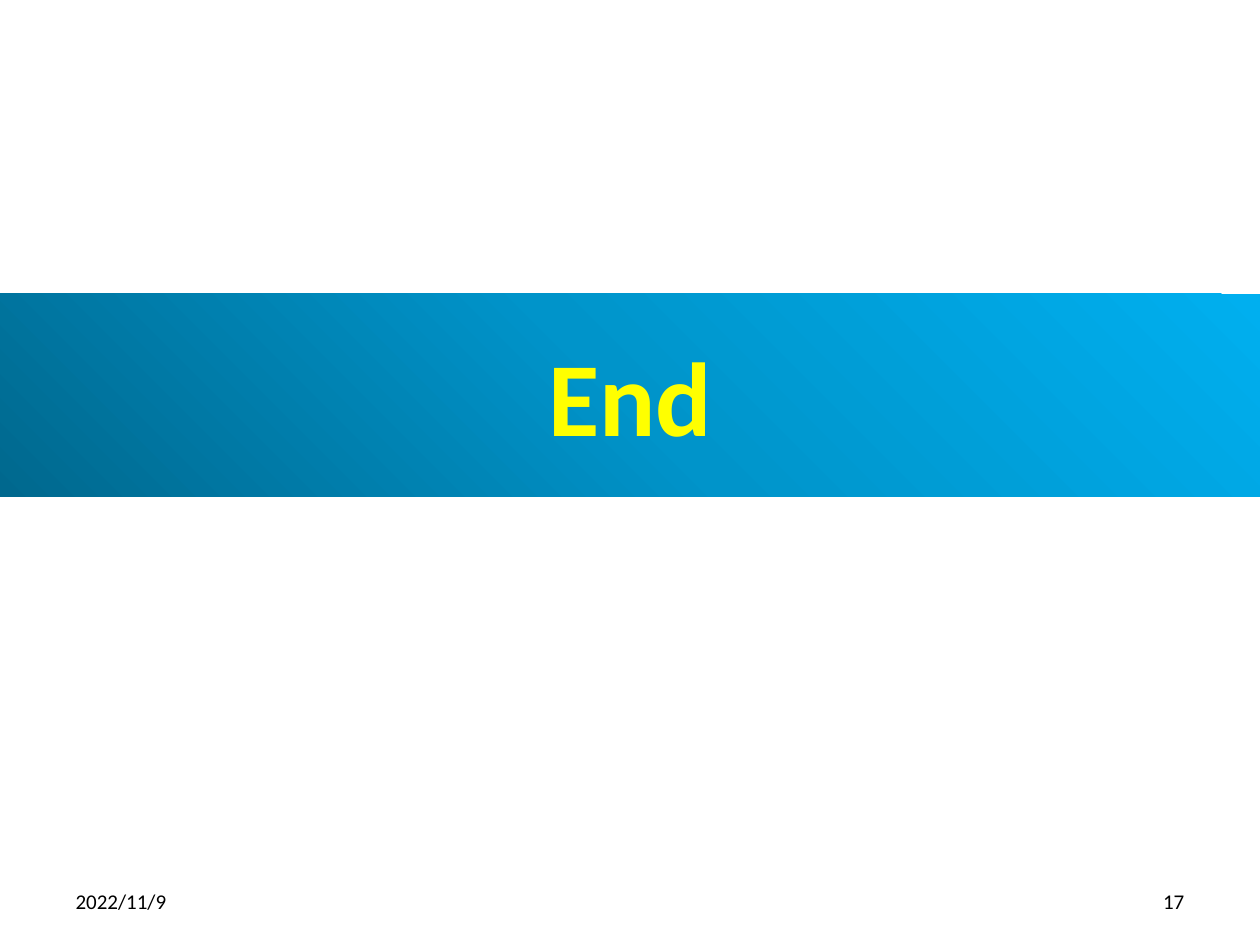
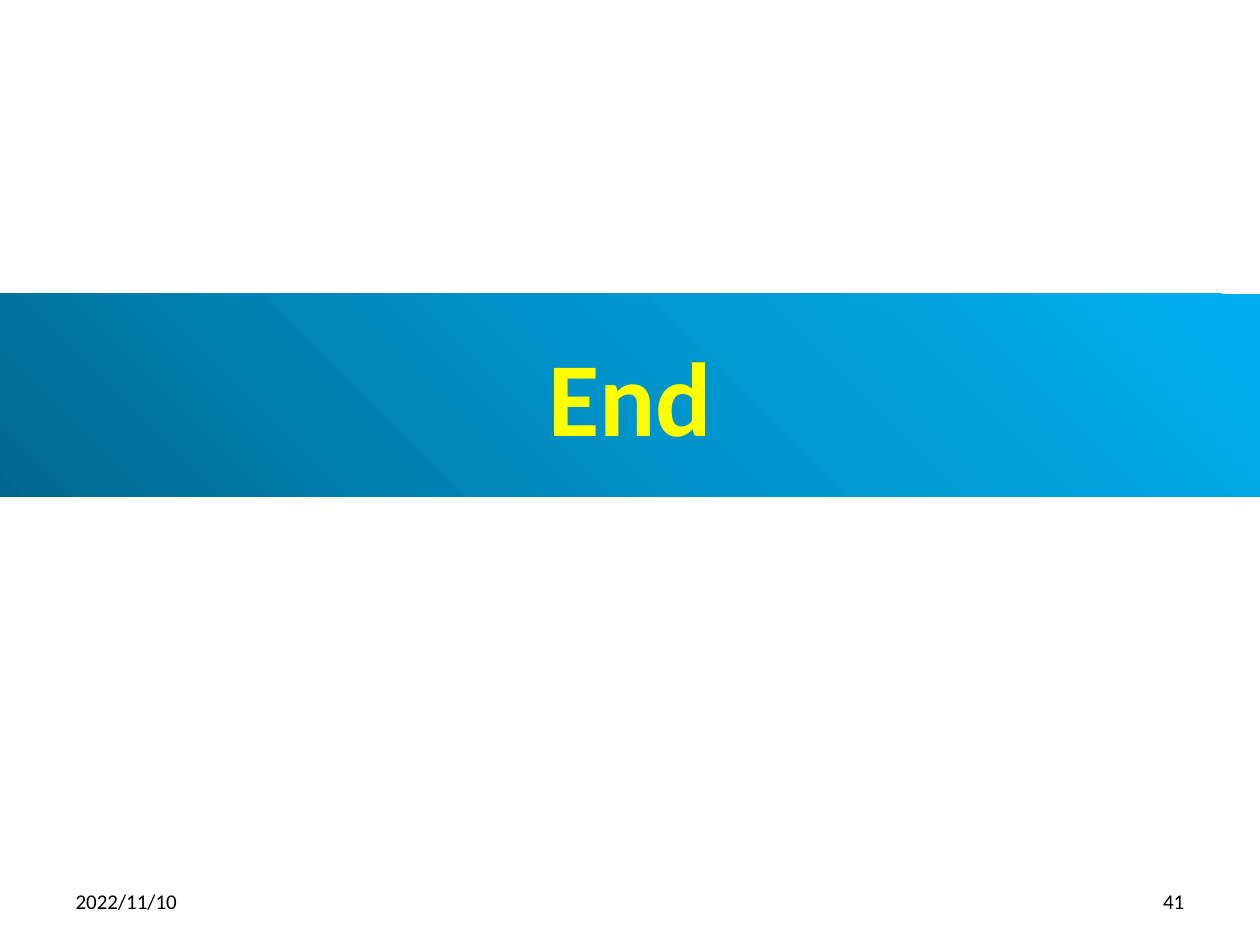
Before and after one commit to peterhchen/910_Kubernetes_TP_IO, a slide deck: slide 41 of 004_KubernetesSetup.pptx (slide 17 before the commit). Drawn at 1260x945 pixels with LibreOffice and Linux fonts; fonts in the diff are those of the drawing. Boxes give left, top, right and bottom in pixels: in the first picture for what was removed or moved away, otherwise in the second. Text is boxed around its words. In the diff, an @@ line names an element or a change of style, - is before the commit and + after.

```diff
--- a/004_KubernetesSetup.pptx
+++ b/004_KubernetesSetup.pptx
@@ text at <box>76,894,177,910</box>: text changed @@
-2022/11/9
+2022/11/10
@@ page number at <box>1163,895,1184,909</box>: text changed @@
-17
+41
```
Also in this commit, not shown: 16 other slides changed, 24 slides added.
